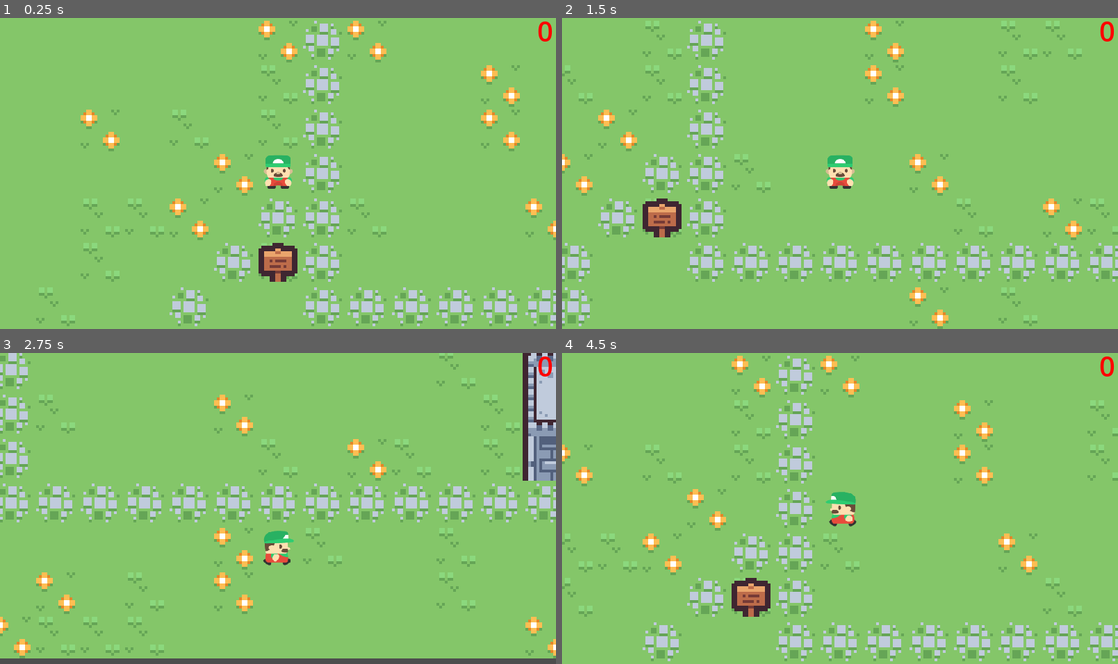
Above: before the commit, frames 1-4 (two rows, left to right).
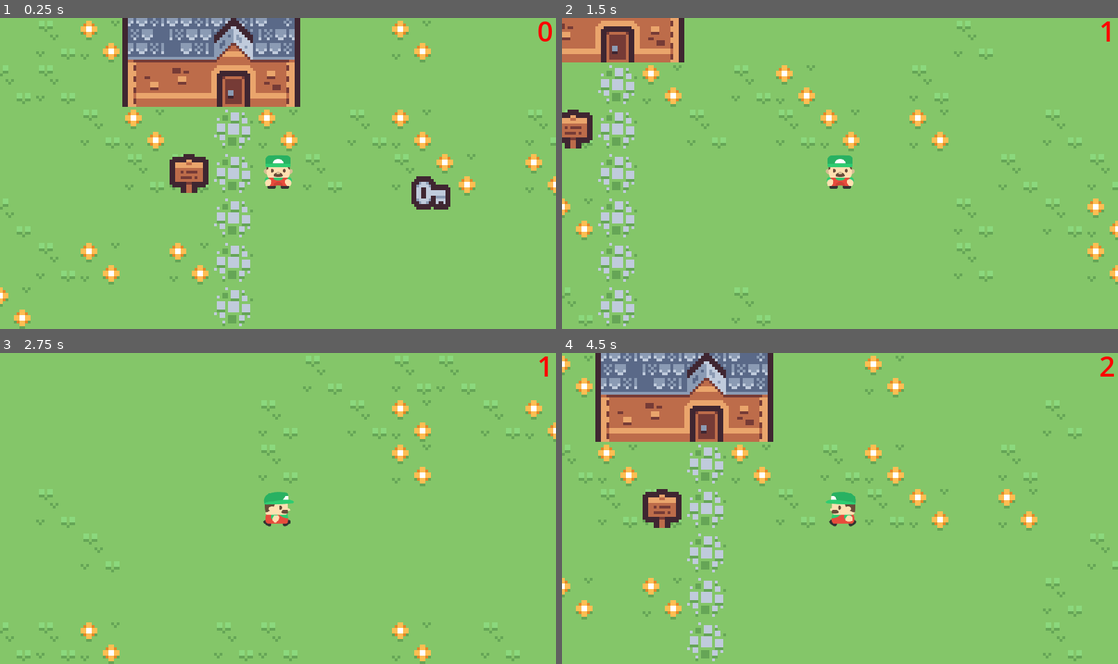
Above: after the commit, the same moments.

Repository: Starpen8Volkov/Kyle-First-Game
Game: Godot game, scene res://Scenes/main_game_window.tscn
Same seed, same stepped clock (60 frames per second), same inputs: the game is played once before the commit and once after it.
Inputs:
- Up to frame 1 (0.25 s): no input
- Up to frame 2 (1.5 s): tap Enter at 0.5 s; hold Right (Player_Right) 0.53-1.28 s; tap E (Interact) at 0.6, 1.35 s; hold Down (Player_Down) from 1.28 s (still down)
- Up to frame 3 (2.75 s): release Down (Player_Down) at 2.03 s; hold Right (Player_Right) from 2.03 s (still down); tap E (Interact) at 2.1 s
- Up to frame 4 (4.5 s): release Right (Player_Right) at 2.78 s; hold Up (Player_Up) 2.78-3.53 s; tap E (Interact) at 2.85, 3.6, 4.35 s; hold Left (Player_Left) from 3.53 s (still down)

The runs differ from the first frame. In frame 1, 24% of the frame differs, in the area x 0-100%, y 0-100%; in frame 2, 18%; in frame 3, 16%; in frame 4, 24%.

Commit message:
Interactables WIP

Diff:
--- a/Assets/Tilesets/overworld.tres
+++ b/Assets/Tilesets/overworld.tres
@@ -238,102 +238,129 @@
 0:0/0/custom_data_0 = true
 0:0/0/custom_data_1 = true
 0:0/0/custom_data_2 = "House Indoor"
+0:0/0/custom_data_4 = Vector2i(135, 120)
+0:0/0/custom_data_5 = "up"
 1:0/0 = 0
 1:0/0/physics_layer_0/polygon_0/points = PackedVector2Array(-8, -8, 8, -8, 8, 8, -8, 8)
 1:0/0/custom_data_1 = true
 1:0/0/custom_data_2 = "map1"
+1:0/0/custom_data_4 = Vector2i(136, 184)
+1:0/0/custom_data_5 = "down"
 2:0/0 = 0
 2:0/0/physics_layer_0/polygon_0/points = PackedVector2Array(-8, -8, 8, -8, 8, 8, -8, 8)
 2:0/0/custom_data_0 = true
 2:0/0/custom_data_1 = true
+2:0/0/custom_data_5 = "up"
 3:0/0 = 0
 3:0/0/physics_layer_0/polygon_0/points = PackedVector2Array(-8, -8, 8, -8, 8, 8, -8, 8)
 3:0/0/custom_data_0 = true
 3:0/0/custom_data_1 = true
+3:0/0/custom_data_5 = "up"
 4:0/0 = 0
 4:0/0/physics_layer_0/polygon_0/points = PackedVector2Array(-8, -8, 8, -8, 8, 8, -8, 8)
 4:0/0/custom_data_0 = true
 4:0/0/custom_data_1 = true
+4:0/0/custom_data_5 = "up"
 0:1/0 = 0
 0:1/0/physics_layer_0/polygon_0/points = PackedVector2Array(-8, -8, 8, -8, 8, 8, -8, 8)
 0:1/0/custom_data_0 = true
 0:1/0/custom_data_1 = true
+0:1/0/custom_data_5 = "up"
 1:1/0 = 0
 1:1/0/physics_layer_0/polygon_0/points = PackedVector2Array(-8, -8, 8, -8, 8, 8, -8, 8)
 1:1/0/custom_data_0 = true
 1:1/0/custom_data_1 = true
+1:1/0/custom_data_5 = "up"
 2:1/0 = 0
 2:1/0/physics_layer_0/polygon_0/points = PackedVector2Array(-8, -8, 8, -8, 8, 8, -8, 8)
 2:1/0/custom_data_0 = true
 2:1/0/custom_data_1 = true
+2:1/0/custom_data_5 = "up"
 3:1/0 = 0
 3:1/0/physics_layer_0/polygon_0/points = PackedVector2Array(-8, -8, 8, -8, 8, 8, -8, 8)
 3:1/0/custom_data_0 = true
 3:1/0/custom_data_1 = true
+3:1/0/custom_data_5 = "up"
 4:1/0 = 0
 4:1/0/physics_layer_0/polygon_0/points = PackedVector2Array(-8, -8, 8, -8, 8, 8, -8, 8)
 4:1/0/custom_data_0 = true
 4:1/0/custom_data_1 = true
+4:1/0/custom_data_5 = "up"
 0:2/0 = 0
 0:2/0/physics_layer_0/polygon_0/points = PackedVector2Array(-8, -8, 8, -8, 8, 8, -8, 8)
 0:2/0/custom_data_0 = true
 0:2/0/custom_data_1 = true
+0:2/0/custom_data_5 = "up"
 1:2/0 = 0
 1:2/0/physics_layer_0/polygon_0/points = PackedVector2Array(-8, -8, 8, -8, 8, 8, -8, 8)
 1:2/0/custom_data_0 = true
 1:2/0/custom_data_1 = true
+1:2/0/custom_data_5 = "up"
 2:2/0 = 0
 2:2/0/physics_layer_0/polygon_0/points = PackedVector2Array(-8, -8, 8, -8, 8, 8, -8, 8)
 2:2/0/custom_data_0 = true
 2:2/0/custom_data_1 = true
+2:2/0/custom_data_5 = "up"
 3:2/0 = 0
 3:2/0/physics_layer_0/polygon_0/points = PackedVector2Array(-8, -8, 8, -8, 8, 8, -8, 8)
 3:2/0/custom_data_0 = true
 3:2/0/custom_data_1 = true
+3:2/0/custom_data_5 = "up"
 4:2/0 = 0
 4:2/0/physics_layer_0/polygon_0/points = PackedVector2Array(-8, -8, 8, -8, 8, 8, -8, 8)
 4:2/0/custom_data_0 = true
 4:2/0/custom_data_1 = true
+4:2/0/custom_data_5 = "up"
 0:3/0 = 0
 0:3/0/physics_layer_0/polygon_0/points = PackedVector2Array(-8, -8, 8, -8, 8, 8, -8, 8)
 0:3/0/custom_data_0 = true
 0:3/0/custom_data_1 = true
+0:3/0/custom_data_5 = "up"
 1:3/0 = 0
 1:3/0/physics_layer_0/polygon_0/points = PackedVector2Array(-8, -8, 8, -8, 8, 8, -8, 8)
 1:3/0/custom_data_0 = true
 1:3/0/custom_data_1 = true
+1:3/0/custom_data_5 = "up"
 2:3/0 = 0
 2:3/0/physics_layer_0/polygon_0/points = PackedVector2Array(-8, -8, 8, -8, 8, 8, -8, 8)
 2:3/0/custom_data_0 = true
 2:3/0/custom_data_1 = true
+2:3/0/custom_data_5 = "up"
 3:3/0 = 0
 3:3/0/physics_layer_0/polygon_0/points = PackedVector2Array(-8, -8, 8, -8, 8, 8, -8, 8)
 3:3/0/custom_data_0 = true
 3:3/0/custom_data_1 = true
+3:3/0/custom_data_5 = "up"
 4:3/0 = 0
 4:3/0/physics_layer_0/polygon_0/points = PackedVector2Array(-8, -8, 8, -8, 8, 8, -8, 8)
 4:3/0/custom_data_0 = true
 4:3/0/custom_data_1 = true
+4:3/0/custom_data_5 = "up"
 0:4/0 = 0
 0:4/0/physics_layer_0/polygon_0/points = PackedVector2Array(-8, -8, 8, -8, 8, 8, -8, 8)
 0:4/0/custom_data_0 = true
 0:4/0/custom_data_1 = true
+0:4/0/custom_data_5 = "up"
 1:4/0 = 0
 1:4/0/physics_layer_0/polygon_0/points = PackedVector2Array(-8, -8, 8, -8, 8, 8, -8, 8)
 1:4/0/custom_data_0 = true
 1:4/0/custom_data_1 = true
+1:4/0/custom_data_5 = "up"
 2:4/0 = 0
 2:4/0/physics_layer_0/polygon_0/points = PackedVector2Array(-8, -8, 8, -8, 8, 8, -8, 8)
 2:4/0/custom_data_0 = true
 2:4/0/custom_data_1 = true
+2:4/0/custom_data_5 = "up"
 3:4/0 = 0
 3:4/0/physics_layer_0/polygon_0/points = PackedVector2Array(-8, -8, 8, -8, 8, 8, -8, 8)
 3:4/0/custom_data_0 = true
 3:4/0/custom_data_1 = true
+3:4/0/custom_data_5 = "up"
 4:4/0 = 0
 4:4/0/physics_layer_0/polygon_0/points = PackedVector2Array(-8, -8, 8, -8, 8, 8, -8, 8)
 4:4/0/custom_data_0 = true
 4:4/0/custom_data_1 = true
+4:4/0/custom_data_5 = "up"
 
 [resource]
 physics_layer_0/collision_layer = 5
@@ -348,6 +375,10 @@
 custom_data_layer_2/type = 4
 custom_data_layer_3/name = "sign"
 custom_data_layer_3/type = 1
+custom_data_layer_4/name = "player_pos"
+custom_data_layer_4/type = 6
+custom_data_layer_5/name = "player_dir"
+custom_data_layer_5/type = 4
 sources/1 = SubResource("TileSetAtlasSource_q1ed4")
 sources/0 = SubResource("TileSetAtlasSource_8uniu")
 sources/2 = SubResource("TileSetAtlasSource_0ucv8")
--- a/Scenes/House Indoor.tscn
+++ b/Scenes/House Indoor.tscn
@@ -33,10 +33,10 @@
 [node name="Interactables" type="TileMapLayer" parent="TileMap" groups=["dynamic", "dynamic layer"]]
 z_index = -2
 use_parent_material = true
-tile_map_data = PackedByteArray("AAAIAAgAAgABAAAAAAA=")
+tile_map_data = PackedByteArray("AAAIAAgAAgABAAAAAAAIAAMAAgAAAAAAAAA=")
 tile_set = ExtResource("1_xebma")
 
-[node name="doors" type="TileMapLayer" parent="TileMap" groups=["door", "dynamic", "solid"]]
+[node name="doors" type="TileMapLayer" parent="TileMap" groups=["door", "solid"]]
 z_index = -2
 use_parent_material = true
 tile_set = ExtResource("1_xebma")
--- a/Scenes/map1.tscn
+++ b/Scenes/map1.tscn
@@ -45,7 +45,7 @@
 tile_map_data = PackedByteArray("AAAIAA0AAQALAAYAAAAAAAAAAQALAAYAAAAmAAcAAQALAAYAAAAYABcAAQALAAYAAAApABgAAQALAAYAAAA=")
 tile_set = ExtResource("1_3vq46")
 
-[node name="doors" type="TileMapLayer" parent="TileMap" groups=["door", "dynamic", "solid"]]
+[node name="doors" type="TileMapLayer" parent="TileMap" groups=["door", "solid"]]
 z_index = -2
 use_parent_material = true
 tile_map_data = PackedByteArray("AAAJAAsAAQABAAcAAAAlAAUAAQABAAcAAAA=")
@@ -68,7 +68,7 @@
 tile_set = ExtResource("1_3vq46")
 
 [node name="Player" parent="." instance=ExtResource("2_cc8cj")]
-position = Vector2(391, 343)
+position = Vector2(163, 210)
 metadata/Direction = "down"
 
 [node name="Key" parent="." instance=ExtResource("3_me8s6")]
--- a/Scripts/global.gd
+++ b/Scripts/global.gd
@@ -26,7 +26,7 @@
 
 # Called when the node enters the scene tree for the first time.
 func _ready():
-	loadmap(Mapname,true)
+	loadmap(true, Mapname)
 	pass
 
 
@@ -54,12 +54,12 @@
 	node.position = ((Vector2(randi_range(0+borderSize,windowSize.x-borderSize),randi_range(0+borderSize,windowSize.y-borderSize))/Global.tileSize).round()*Global.tileSize)+(Global.tileSize/2)
 
 
-func loadmap(m,l):
+func loadmap(l, map, pos=null, dir=null):
 	changingScenes=true
 	main=get_tree().get_first_node_in_group("Main")
 	if l:
 		#get_tree().change_scene_to_file("res://Scenes/map"+str(m)+".tscn")
-		var newMap=load("res://Scenes/"+str(m)+".tscn")
+		var newMap=load("res://Scenes/"+str(map)+".tscn")
 		newMap=newMap.instantiate()
 		if main.get_node("Map").get_child_count()>0:
 			deleteOldmap()
@@ -74,6 +74,11 @@
 	dynamic = get_tree().get_nodes_in_group("dynamic layer")[-1]
 	dynamics = get_tree().get_nodes_in_group("dynamic")
 	door = get_tree().get_nodes_in_group("door")[-1]
+
+	if pos!=null:
+		Player.global_position=pos
+	if dir!=null:
+		Player.update_sprite(dir)
 	changingScenes=false
 	#generateKeys(15)
 
--- a/Scripts/player.gd
+++ b/Scripts/player.gd
@@ -24,6 +24,7 @@
 var nextMove
 var stoppedScript=false
 var signOnScreen=false
+var dynamics=[]
 
 func _physics_process(_delta):
 	pass
@@ -78,7 +79,8 @@
 				toMove=Vector2(0,(Global.tileSize.y)*directionY)
 
 		#interactables
-		if collisionAreas[lastDir].get_overlapping_bodies().any(are_dynamic):
+		dynamics=[]
+		if collisionAreas[lastDir].get_overlapping_bodies().any(are_dynamic.bind(collisionAreas[lastDir])):
 			$ButtonE.position=Tiledirections[lastDir]*10
 			$ButtonE.start(true)
 			interactable=true
@@ -91,7 +93,8 @@
 		#teleport
 		if collisionAreas["middle"].get_overlapping_bodies().any(are_open_door.bind(collisionAreas["middle"])):
 			stopscript()
-			Global.loadmap(get_door_location(Global.dynamic,collisionAreas["middle"]),true)
+			var tileData=get_door_location(Global.dynamic,collisionAreas["middle"])
+			Global.loadmap(true, tileData[0], tileData[1], tileData[2])
 
 		#position update
 		if nextMove!=null:
@@ -139,19 +142,23 @@
 			$Sign/CanvasLayer.visible=false
 			signOnScreen=false
 
-func are_dynamic(body):
-	return Global.dynamics.has
+func are_dynamic(body, area):
+	if body!=null and Global.dynamics.has(body):
+		var tile=body.get_cell_tile_data((Vector2i((area.global_position-(Global.tileSize/2))/Global.tileSize)))
+		dynamics.append(tile)
+		print(tile, body, Vector2i((area.global_position-(Global.tileSize/2))/Global.tileSize))
+		return true
+	return false
 
 func interact(area):
-	#print(Global.doors[0].get_cell_source_id((Vector2i((area.global_position-(Global.tileSize/2))/Global.tileSize)))," ",Global.doors[0].get_cell_tile_data((Vector2i((area.global_position-(Global.tileSize/2))/Global.tileSize))).get_custom_data("door"))
-	if area.get_overlapping_bodies().any(areDoor.bind(area)):
+	if dynamics.any(areDoor):
 		if area.get_overlapping_bodies().any(areClosedDoor):
 			Global.door.erase_cell(Vector2i((area.global_position-(Global.tileSize/2))/Global.tileSize))
 		else:
 			Global.door.set_cell(Vector2i((area.global_position-(Global.tileSize/2))/Global.tileSize),1,Vector2i(1,7))
 			position=position
 
-	if area.get_overlapping_bodies().any(areSign.bind(area)):
+	if dynamics.any(areSign):
 		if signOnScreen:
 			$Sign/CanvasLayer.visible=false
 			signOnScreen=false
@@ -160,11 +167,12 @@
 			$Sign/CanvasLayer/Label.text=Global.signsText[Global.Mapname][str(Vector2i((area.global_position-(Global.tileSize/2))/Global.tileSize))]
 			signOnScreen=true
 
-func areDoor(body,area):
-	return body.get_cell_tile_data((Vector2i((area.global_position-(Global.tileSize/2))/Global.tileSize))).get_custom_data("door")
-
-func areSign(body,area):
-	return body.get_cell_tile_data((Vector2i((area.global_position-(Global.tileSize/2))/Global.tileSize))).get_custom_data("sign")
+func areDoor(tile):
+	print(tile, dynamics)
+	return tile.get_custom_data("door")
+
+func areSign(tile):
+	return tile.get_custom_data("sign")
 
 func areClosedDoor(body):
 	return Global.door==body
@@ -179,7 +187,7 @@
 	var cellData=body.get_cell_tile_data(Vector2i((area.global_position-(Global.tileSize/2))/Global.tileSize))
 	if body==null or cellData==null:
 		return false
-	return cellData.get_custom_data("location")
+	return [cellData.get_custom_data("location"), cellData.get_custom_data("player_pos"), cellData.get_custom_data("player_dir")]
 
 func stopscript():
 	$Timer.stop()
